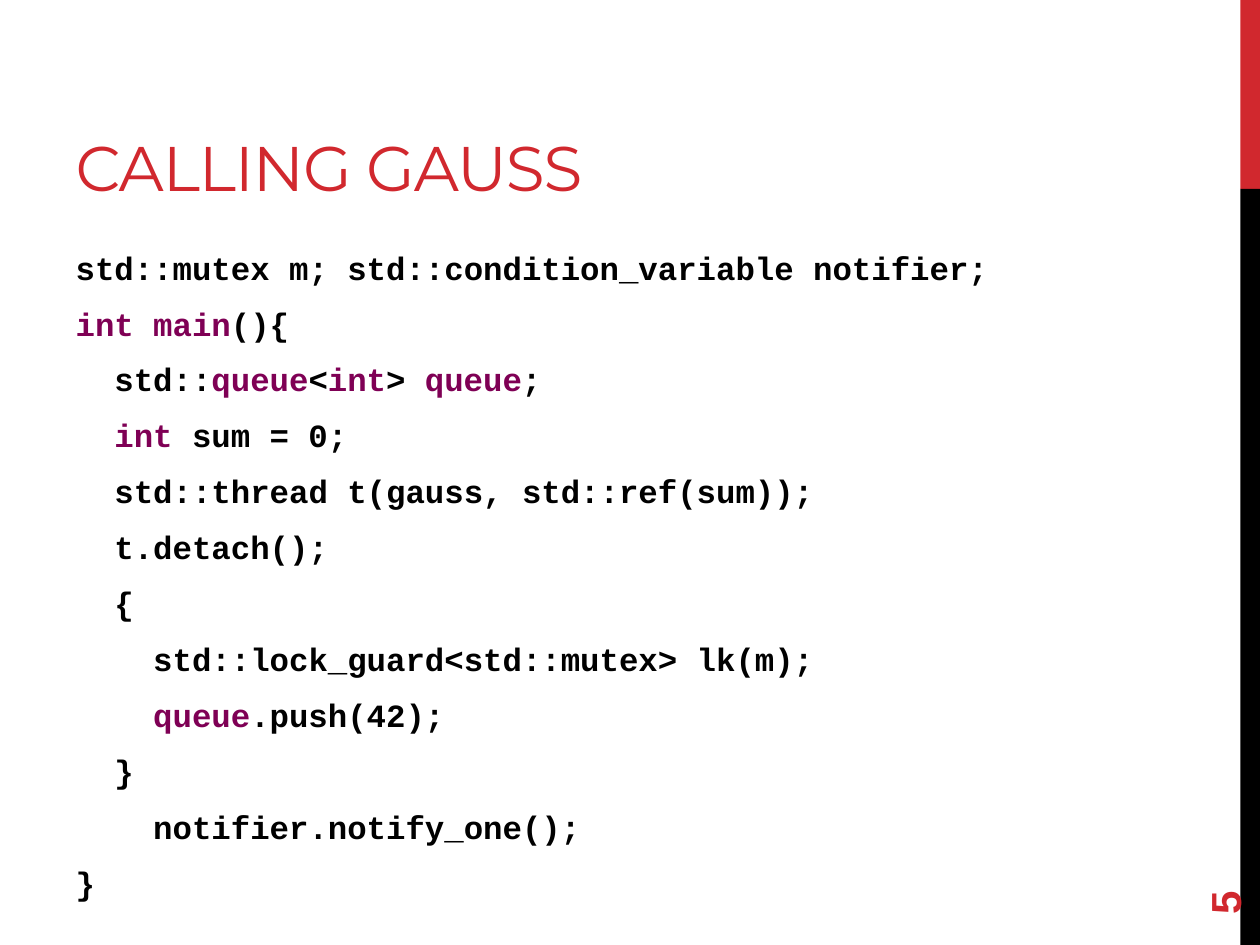
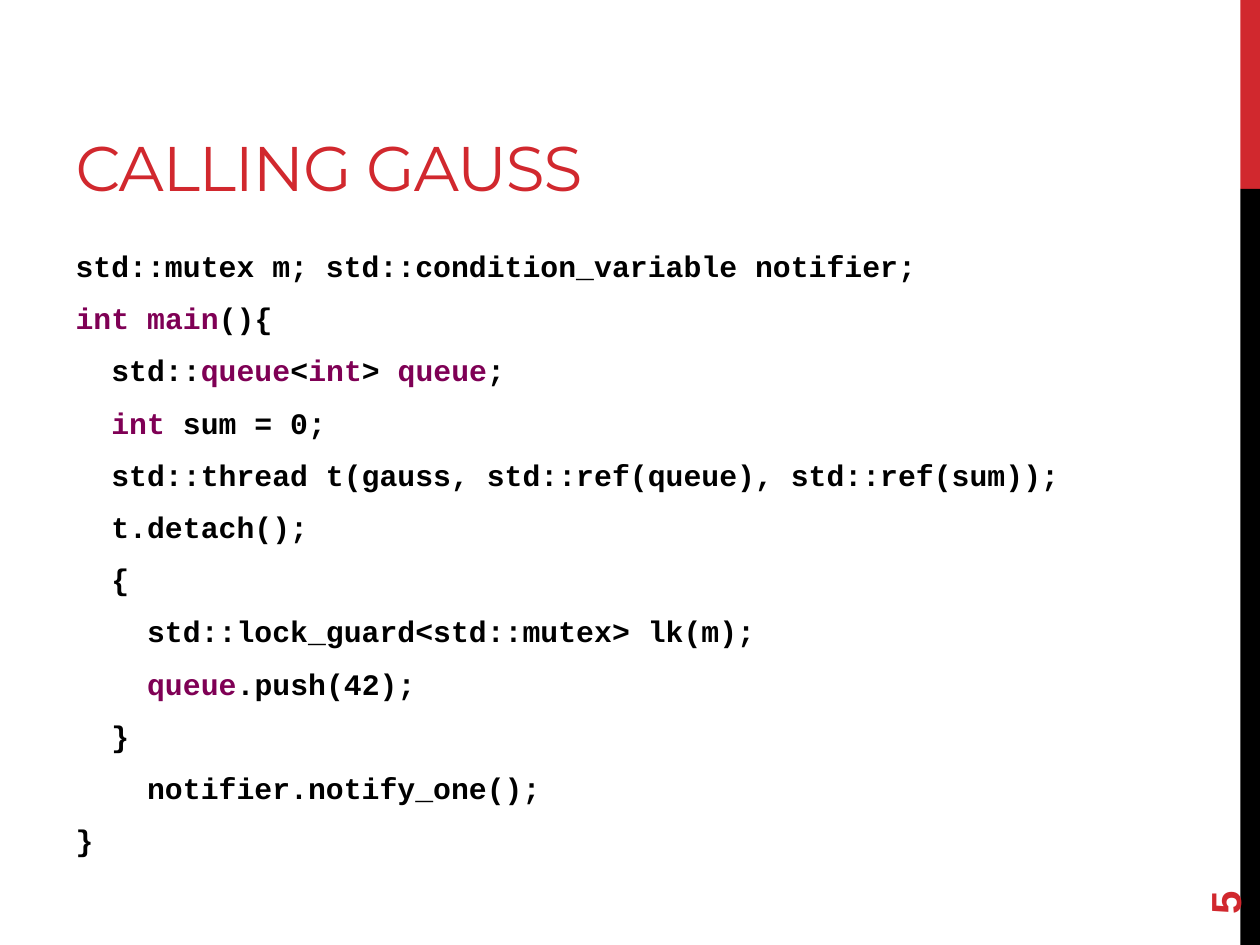
Before and after one commit to joshpeterson/DevelopingConcurrentSoftware, a slide deck: slide 5 of Lectures/Asynchronous Operations/Asynchronous Operations.pptx. Drawn at 1260x945 pixels with LibreOffice and Linux fonts; fonts in the diff are those of the drawing. Boxes give left, top, right and bottom in pixels: in the first picture for what was removed or moved away, otherwise in the second. Text is boxed around its words. In the diff, an @@ line names an element or a change of style, - is before the commit and + after.

```diff
--- a/Lectures/Asynchronous Operations/Asynchronous Operations.pptx
+++ b/Lectures/Asynchronous Operations/Asynchronous Operations.pptx
@@ text at (x1=76, y1=256, x2=916, y2=806): size 18.5 to 17 pt in "std::mutex m; std::condition_variable notifier;", "int main(){", "std::queue<int> queue;", "int sum = 0;" and 7 more places @@
@@ text at (x1=111, y1=465, x2=1059, y2=493): text changed; size 18.5 to 17 pt @@
-std::thread t(gauss, std::ref(sum));
+std::thread t(gauss, std::ref(queue), std::ref(sum));
```
Also in this commit, not shown: 1 other slide changed, 2 other files.
